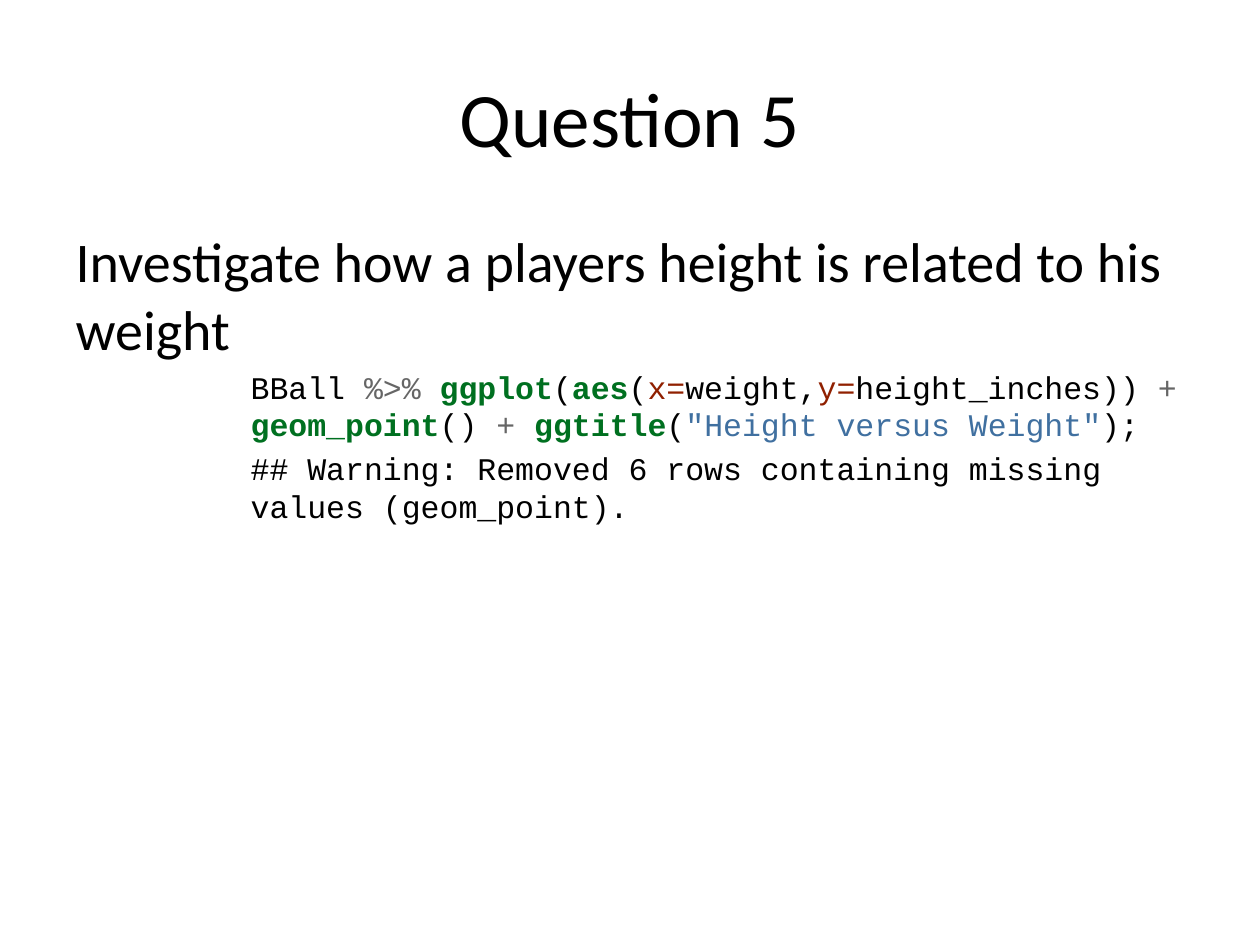
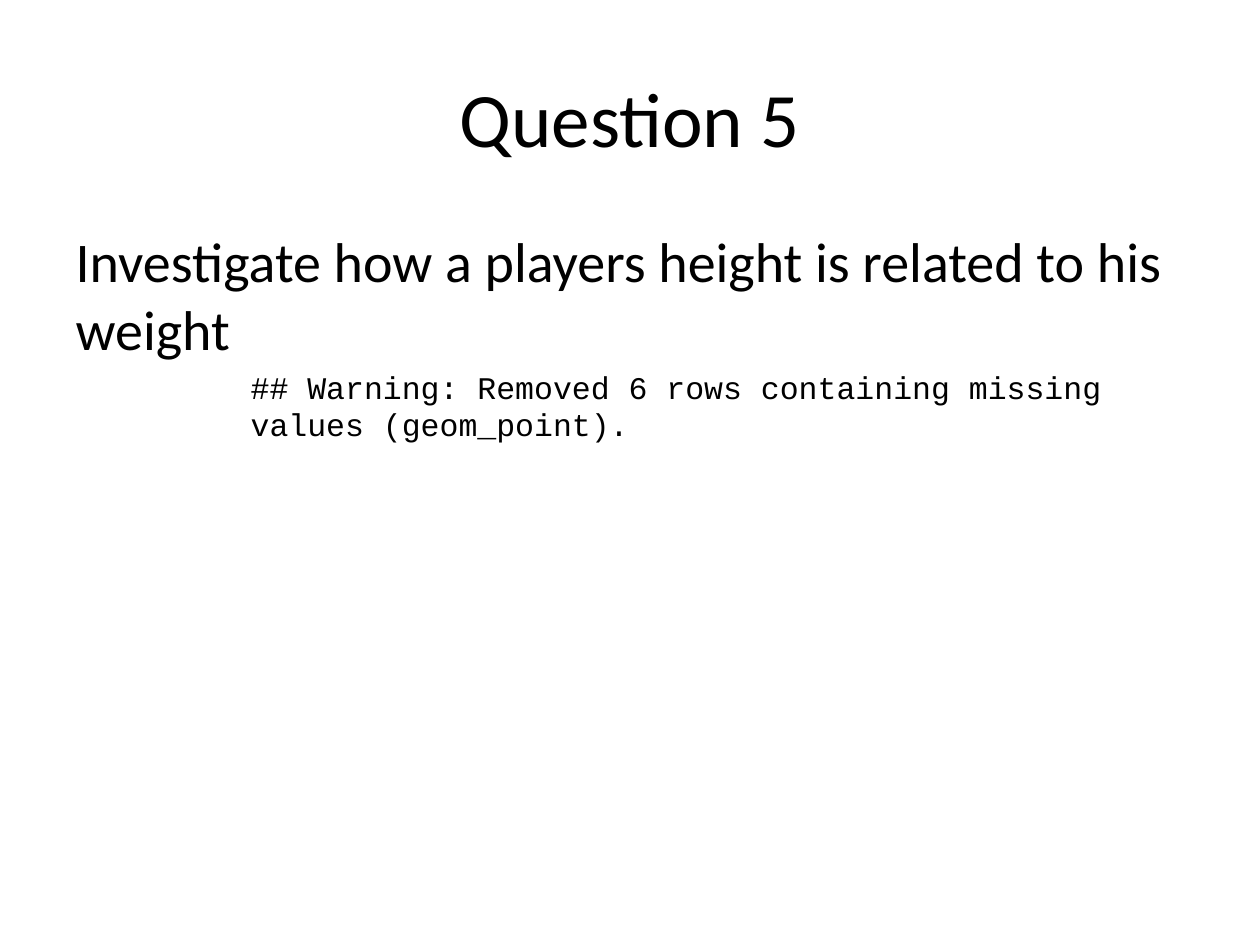
Before and after one commit to rmpalmer/MDS-6306-Doing-Data-Science-Fall-2019, a slide deck: slide 8 of Unit 2/Richard_Palmer_LiveSession_2.pptx (slide 11 before the commit). Drawn at 1260x945 pixels with LibreOffice and Linux fonts; fonts in the diff are those of the drawing. Boxes give left, top, right and bottom in pixels: in the first picture for what was removed or moved away, otherwise in the second. Text is boxed around its words. In the diff, an @@ line names an element or a change of style, - is before the commit and + after.

```diff
--- a/Unit 2/Richard_Palmer_LiveSession_2.pptx
+++ b/Unit 2/Richard_Palmer_LiveSession_2.pptx
@@ text at [251,376,1139,443]: paragraph removed @@
-BBall %>% ggplot(aes(x=weight,y=height_inches)) + geom_point() + ggtitle("Height versus Weight");
```
Also in this commit, not shown: 8 other slides changed, 2 slides added, 6 slides removed, 1 other file.
